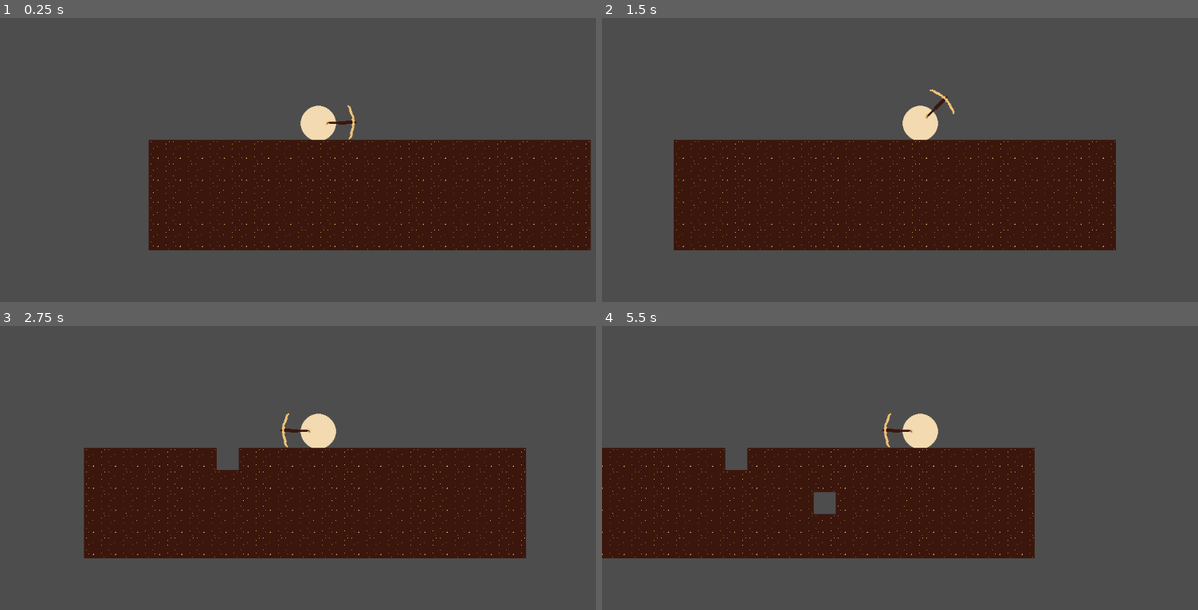
Above: before the commit, frames 1-4 (two rows, left to right).
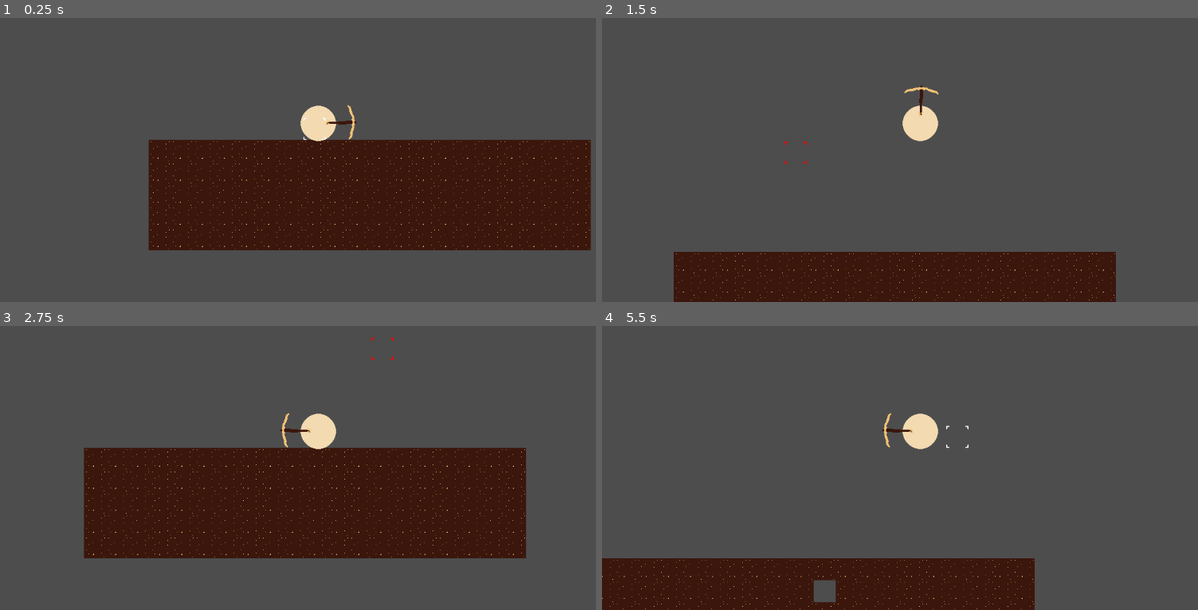
Above: after the commit, the same moments.

Repository: mathew-tran/Excavation
Game: Godot game, scene res://Scenes/Main.tscn
Same seed, same stepped clock (60 frames per second), same inputs: the game is played once before the commit and once after it.
Inputs (mouse positions are in pixels of both pictures, inside the frame that each line leads up to):
- Up to frame 1 (0.25 s): no input
- Up to frame 2 (1.5 s): tap Enter at 0.5 s; move the mouse to (1060, 106) at 0.52 s; hold D (Right) from 0.53 s (still down); tap Space (Jump, bound only after the commit) at 0.6, 0.77, 1.07 s; move the mouse to (792, 140) at 1.27 s; click (792, 140) at 1.35 s
- Up to frame 3 (2.75 s): tap Space (Jump, bound only after the commit) at 1.52, 1.55, 1.82, 2.1 s; move the mouse to (381, 351) at 2.02 s; release D (Right) at 2.03 s; hold A (Left) from 2.03 s (still down)
- Up to frame 4 (5.5 s): move the mouse to (888, 502) at 2.77 s; release A (Left) at 2.78 s; hold D (Right) 2.78-4.28 s; click (888, 502) at 2.85 s; tap Space (Jump, bound only after the commit) at 3.02, 3.05, 3.32, 3.6, 3.77, 4.07, 4.52, 4.55, 4.82, 5.1 s; move the mouse to (1108, 485) at 3.52 s; move the mouse to (727, 377) at 4.27 s; hold A (Left) 4.28-5.03 s; click (727, 377) at 4.35 s; move the mouse to (953, 431) at 5.02 s; hold D (Right) from 5.03 s (still down)

The runs differ from the first frame. In frame 1, less than 0.1% of the frame differs, in the area x 50-55%, y 35-44%; in frame 2, 42%, in the area x 12-87%, y 23-100%; in frame 3, 0.3%; in frame 4, 41%.

Commit message:
add jump and only can mine within distance

Diff:
--- a/Prefabs/AxeHand.tscn
+++ b/Prefabs/AxeHand.tscn
@@ -63,3 +63,4 @@
 
 [node name="AnimationPlayer" type="AnimationPlayer" parent="." unique_id=191520616]
 libraries/ = SubResource("AnimationLibrary_ame2i")
+speed_scale = 2.0
--- /dev/null
+++ b/Prefabs/Crosshair.tscn
@@ -0,0 +1,9 @@
+[gd_scene format=3 uid="uid://chvjrqvuh546t"]
+
+[ext_resource type="Texture2D" uid="uid://d3yinsfh5u27s" path="res://Art/UI/Crosshair.png" id="1_f0xtn"]
+[ext_resource type="Script" uid="uid://dnad251fwllpc" path="res://Scripts/Crosshair.gd" id="2_r4q7j"]
+
+[node name="Crosshair" type="Sprite2D" unique_id=874569324]
+texture = ExtResource("1_f0xtn")
+centered = false
+script = ExtResource("2_r4q7j")
--- a/Prefabs/Player.tscn
+++ b/Prefabs/Player.tscn
@@ -3,11 +3,12 @@
 [ext_resource type="Texture2D" uid="uid://dx2kv58kiw4t3" path="res://Art/Player/PlayerHead.png" id="1_x3d5u"]
 [ext_resource type="PackedScene" uid="uid://c1p5pawa1ia1f" path="res://Prefabs/AxeHand.tscn" id="2_b43ah"]
 [ext_resource type="Script" uid="uid://b584wjxrswwnf" path="res://Scripts/Player.gd" id="2_shmu5"]
+[ext_resource type="PackedScene" uid="uid://chvjrqvuh546t" path="res://Prefabs/Crosshair.tscn" id="4_shmu5"]
 
 [sub_resource type="RectangleShape2D" id="RectangleShape2D_b43ah"]
 size = Vector2(60, 60)
 
-[node name="Player" type="CharacterBody2D" unique_id=1354152897]
+[node name="Player" type="CharacterBody2D" unique_id=1354152897 groups=["Player"]]
 script = ExtResource("2_shmu5")
 
 [node name="Sprite" type="Sprite2D" parent="." unique_id=627750597]
@@ -19,3 +20,8 @@
 shape = SubResource("RectangleShape2D_b43ah")
 
 [node name="Camera2D" type="Camera2D" parent="." unique_id=84377794]
+
+[node name="Crosshair" parent="." unique_id=874569324 instance=ExtResource("4_shmu5")]
+
+[node name="JumpTimer" type="Timer" parent="." unique_id=1011564940]
+one_shot = true
--- a/Scenes/Main.tscn
+++ b/Scenes/Main.tscn
@@ -19,9 +19,9 @@
 
 [node name="Node2D" type="Node2D" unique_id=597554564]
 
-[node name="Player2" parent="." unique_id=627750597 instance=ExtResource("1_r150o")]
-position = Vector2(507, 314)
-
 [node name="MiningLayer" type="TileMapLayer" parent="." unique_id=741484085 groups=["MiningLayer"]]
 tile_map_data = PackedByteArray("AAAKAAoAAAAAAAAAAAAKAAsAAAAAAAAAAAALAAsAAAAAAAAAAAAMAAsAAAAAAAAAAAANAAsAAAAAAAAAAAAOAA …(1520 unchanged characters)…
 tile_set = SubResource("TileSet_rgh2o")
+
+[node name="Player2" parent="." unique_id=627750597 instance=ExtResource("1_r150o")]
+position = Vector2(507, 314)
--- a/Scripts/Autoload/Finder.gd
+++ b/Scripts/Autoload/Finder.gd
@@ -2,3 +2,6 @@
 
 func GetMiningLayer() -> TileMapLayer:
 	return get_tree().get_nodes_in_group("MiningLayer")[0]
+
+func GetPlayer() -> Player:
+	return get_tree().get_nodes_in_group("Player")[0]
--- /dev/null
+++ b/Scripts/Crosshair.gd
@@ -0,0 +1,17 @@
+extends Sprite2D
+
+var PlayerRef : Player
+
+func _ready() -> void:
+	PlayerRef = Finder.GetPlayer()
+
+func _process(delta: float) -> void:
+	var newPosition = get_global_mouse_position() - Vector2(16,16)
+	newPosition.x = snappedi(newPosition.x, 40)
+	newPosition.y = snappedi(newPosition.y, 40)
+
+	if newPosition.distance_to(PlayerRef.global_position) > PlayerRef.EffectivenessRange:
+		modulate = Color.RED
+	else:
+		modulate = Color.WHITE
+	global_position = newPosition
--- a/Scripts/Hand.gd
+++ b/Scripts/Hand.gd
@@ -7,8 +7,11 @@
 		$AnimationPlayer.play("swing")
 
 func AttemptHit():
+	var hitPosition = get_global_mouse_position()
+	if hitPosition.distance_to(Finder.GetPlayer().global_position) > Finder.GetPlayer().EffectivenessRange:
+		return
 	var miningLayer = Finder.GetMiningLayer()
-	var tile = miningLayer.local_to_map(miningLayer.to_local(get_global_mouse_position()))
+	var tile = miningLayer.local_to_map(miningLayer.to_local(hitPosition))
 	print(tile)
 	var tileData = miningLayer.get_cell_tile_data(tile)
 	print(tileData)
--- a/Scripts/Player.gd
+++ b/Scripts/Player.gd
@@ -1,8 +1,13 @@
 extends CharacterBody2D
+
+class_name Player
 
 var Gravity = 30
 var MinGravity = 9.8
 var MoveSpeed = 8800
+var JumpStrength = 500
+
+var EffectivenessRange = 160
 
 func _process(delta: float) -> void:
 	if get_global_mouse_position().x <= global_position.x:
@@ -18,6 +23,10 @@
 	if Input.is_action_pressed("Right"):
 		inputVelocity.x = 1
 
+	if Input.is_action_just_pressed("Jump") and is_on_floor():
+		if $JumpTimer.time_left == 0.0:
+			velocity.y -= JumpStrength
+			$JumpTimer.start()
 	if inputVelocity != Vector2.ZERO:
 		velocity.x = inputVelocity.x * MoveSpeed * delta
 	else:
--- a/project.godot
+++ b/project.godot
@@ -36,6 +36,11 @@
 "events": [Object(InputEventKey,"resource_local_to_scene":false,"resource_name":"","device":-1,"window_id":0,"alt_press …(192 unchanged characters)…
 ]
 }
+Jump={
+"deadzone": 0.2,
+"events": [Object(InputEventKey,"resource_local_to_scene":false,"resource_name":"","device":-1,"window_id":0,"alt_pressed":false,"shift_pressed":false,"ctrl_pressed":false,"meta_pressed":false,"pressed":false,"keycode":0,"physical_keycode":32,"key_label":0,"unicode":32,"location":0,"echo":false,"script":null)
+]
+}
 
 [physics]
 
Binary file added: Art/UI/Crosshair.png
Not shown, added: Art/UI/Crosshair.png.import
Not shown, added: Scripts/Crosshair.gd.uid
